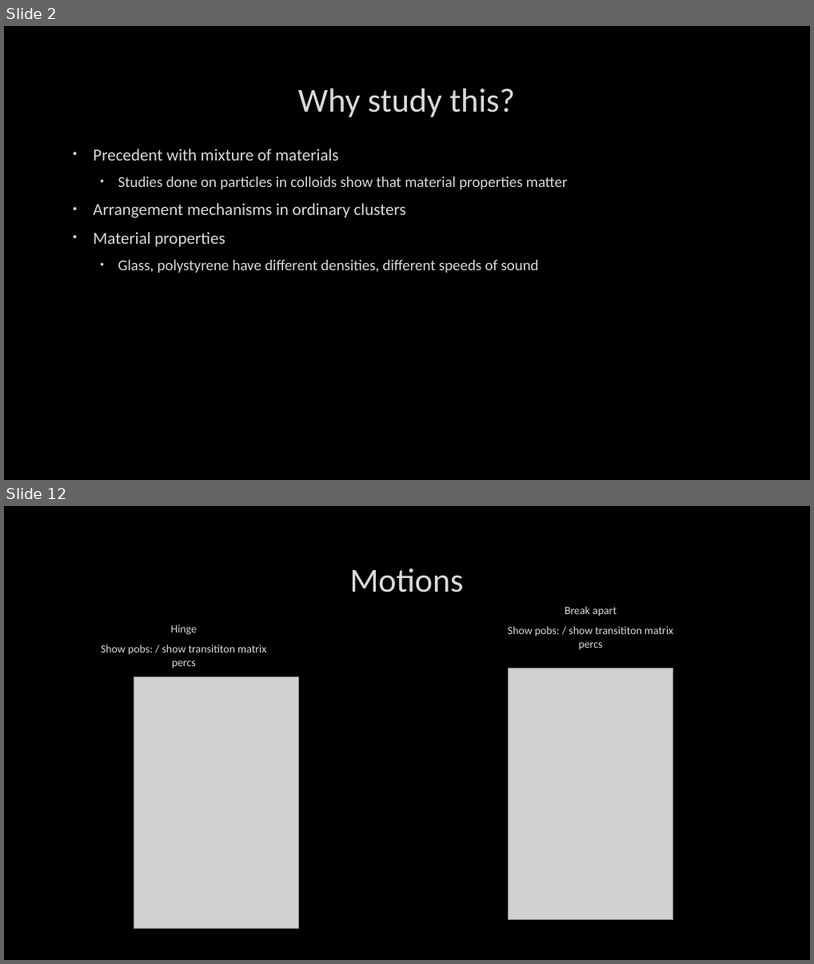
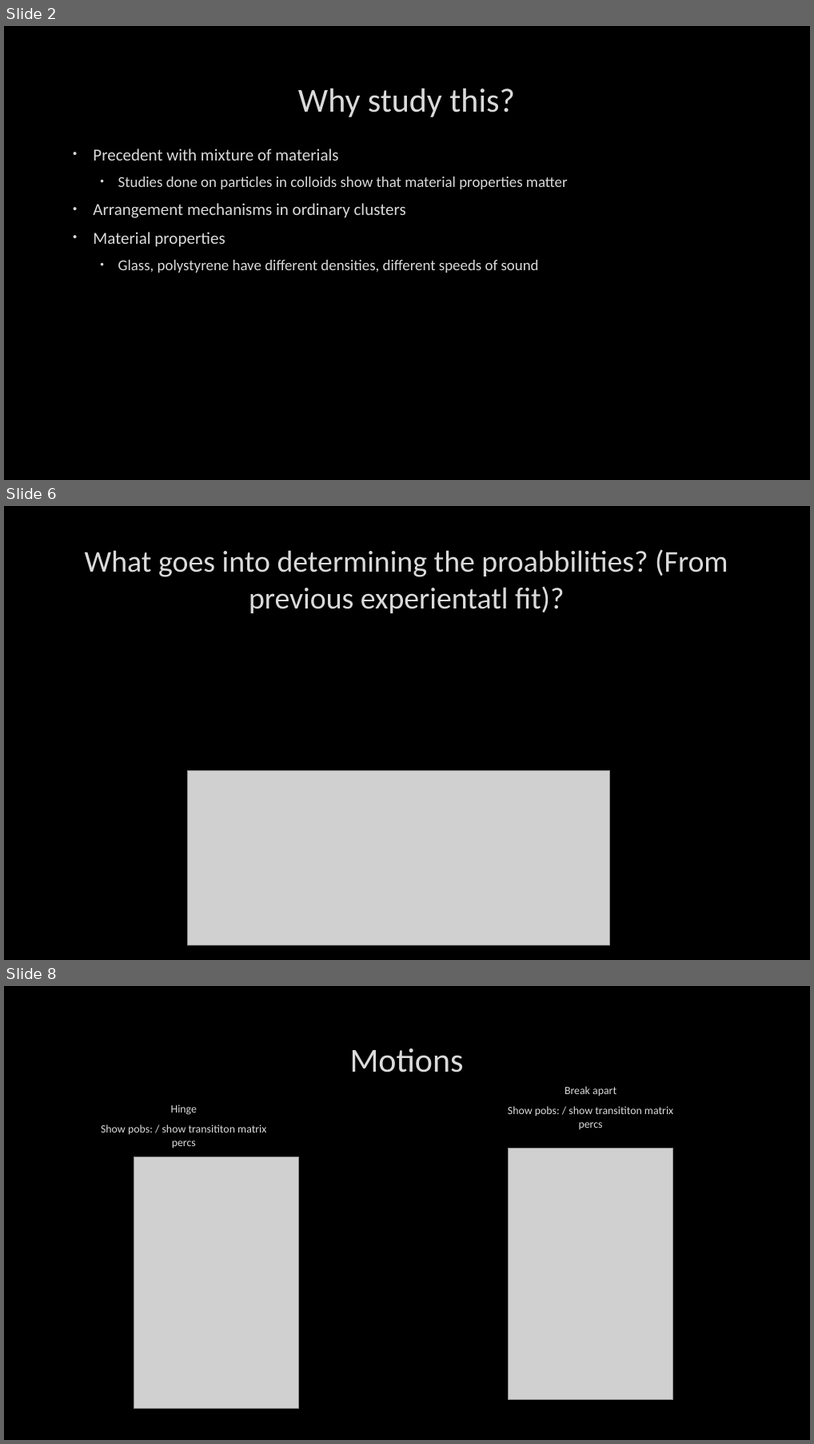
Before and after one commit to TchakamauRa/Soft-Matter, a slide deck: Backup copy.pptx. Shown one above the other, each under a label of ours: slides 2 and 12 before the commit, slides 2, 6 and 8 after it; the slides between them are not shown. The pictures are 814x964 and 814x1444 pixels, drawn with LibreOffice and Linux fonts; fonts in the diff are those of the drawing; grey boxes stand for pictures; background and template pictures are left out. Boxes give left, top, right and bottom in pixels: in the first picture for what was removed or moved away, otherwise in the second. Text is boxed around its words. In the diff, an @@ line names an element or a change of style, - is before the commit and + after.

```diff
--- a/Backup copy.pptx
+++ b/Backup copy.pptx
@@ slide 6 added at (4, 506, 810, 960), background picture (left out) @@
@@ title added at (85, 549, 728, 613), 36 pt, text #DADADA @@
+What goes into determining the proabbilities? (From previous experientatl fit)?
@@ picture added at (187, 771, 610, 945) @@
@@ what was slide 12 is now slide 8 @@
```
Also in this commit, not shown: 8 slides changed, 17 other slides added, 2 slides removed, 2 other files.
